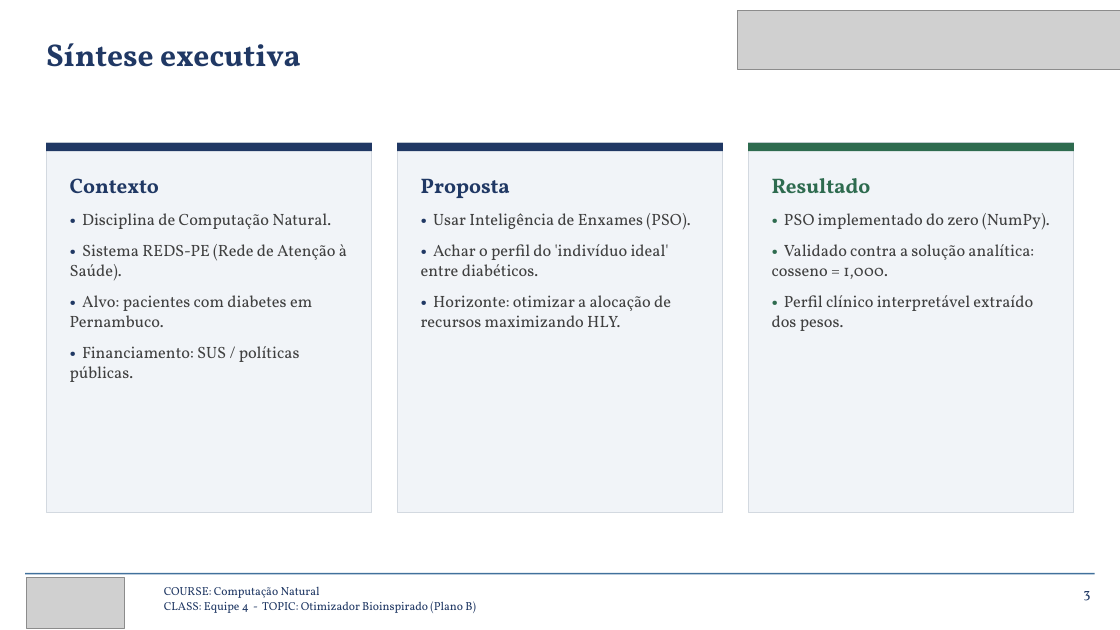
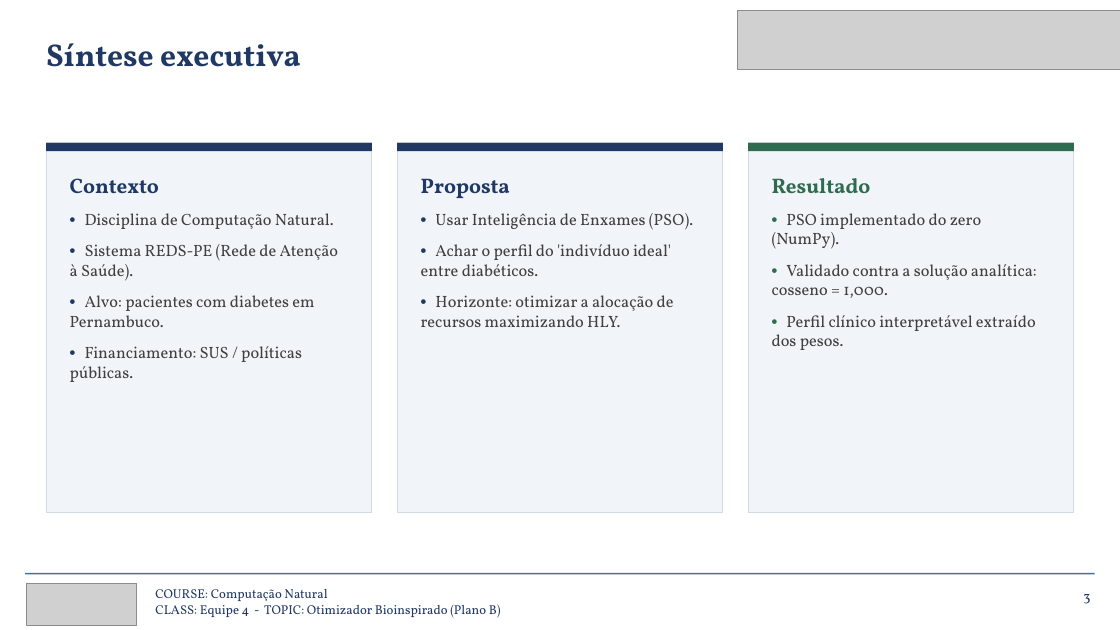
Before and after one commit to joardam/reds-dm1-otimizador-hly, a slide deck: slide 3 of plano_b_pso_diabetes/Apresentacao_Equipe4_PlanoB_CIRG.pptx. Drawn at 1120x630 pixels with LibreOffice and Linux fonts; fonts in the diff are those of the drawing; grey boxes stand for pictures. Boxes give left, top, right and bottom in pixels: in the first picture for what was removed or moved away, otherwise in the second. Text is boxed around its words. In the diff, an @@ line names an element or a change of style, - is before the commit and + after.

```diff
--- a/plano_b_pso_diabetes/Apresentacao_Equipe4_PlanoB_CIRG.pptx
+++ b/plano_b_pso_diabetes/Apresentacao_Equipe4_PlanoB_CIRG.pptx
@@ text at <box>70,213,339,382</box>: font Vollkorn to Arial in "•", "•", "•", "•" @@
@@ text at <box>421,213,693,327</box>: font Vollkorn to Arial in "•", "•", "•" @@
@@ text at <box>772,213,1037,350</box>: font Vollkorn to Arial in "•", "•", "•" @@
@@ picture: place and size @@
-picture at <box>27,578,125,628</box>
+picture at <box>27,584,136,626</box>
@@ text "COURSE: Computação Natural": place and size @@
-text "COURSE: Computação Natural" at <box>164,587,476,613</box>
+text "COURSE: Computação Natural" at <box>155,589,501,618</box>
@@ text "COURSE: Computação Natural" at <box>155,589,501,618</box>: size 10 to 11 pt @@
```
Also in this commit, not shown: 14 other slides changed, 3 other files.
